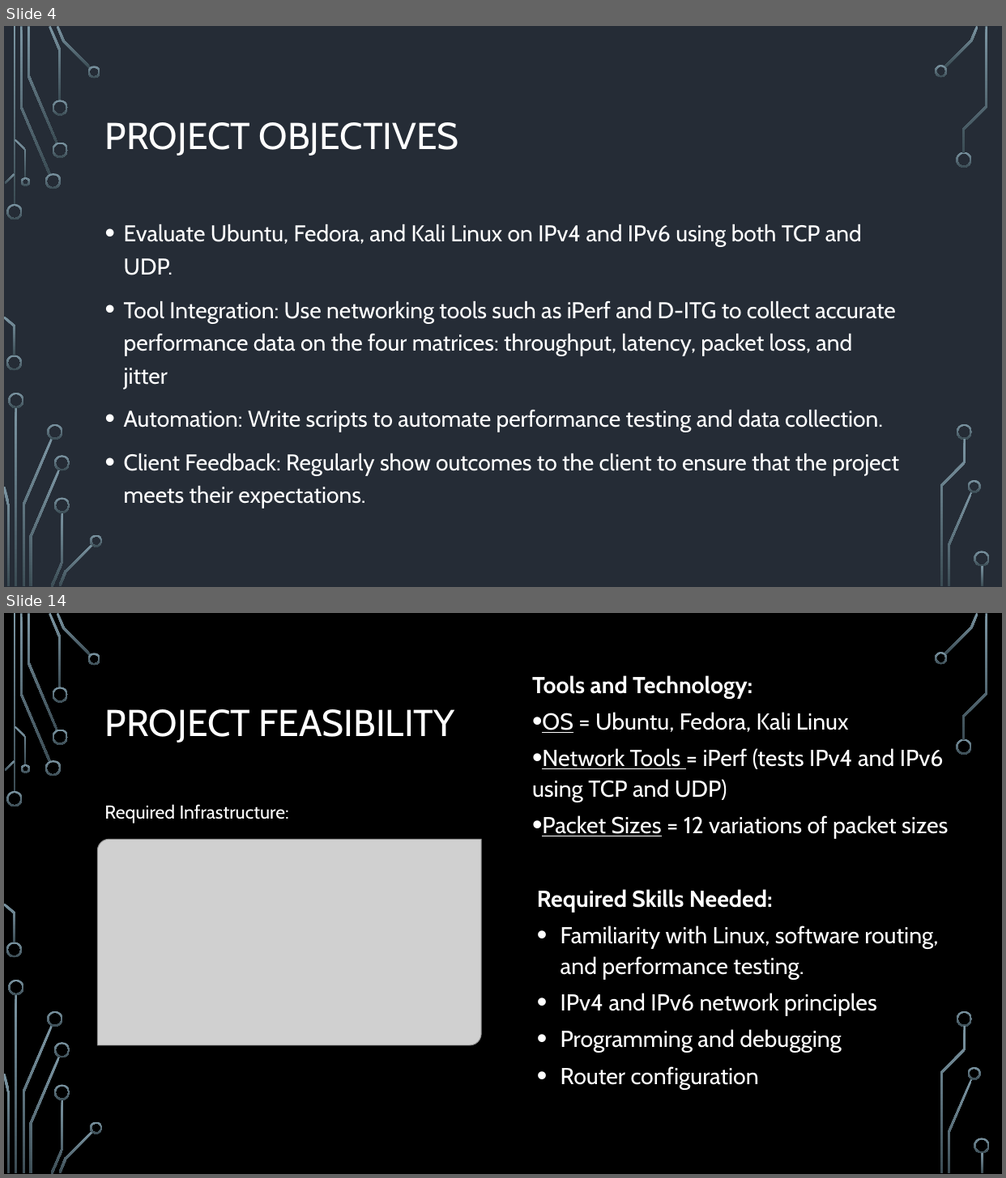
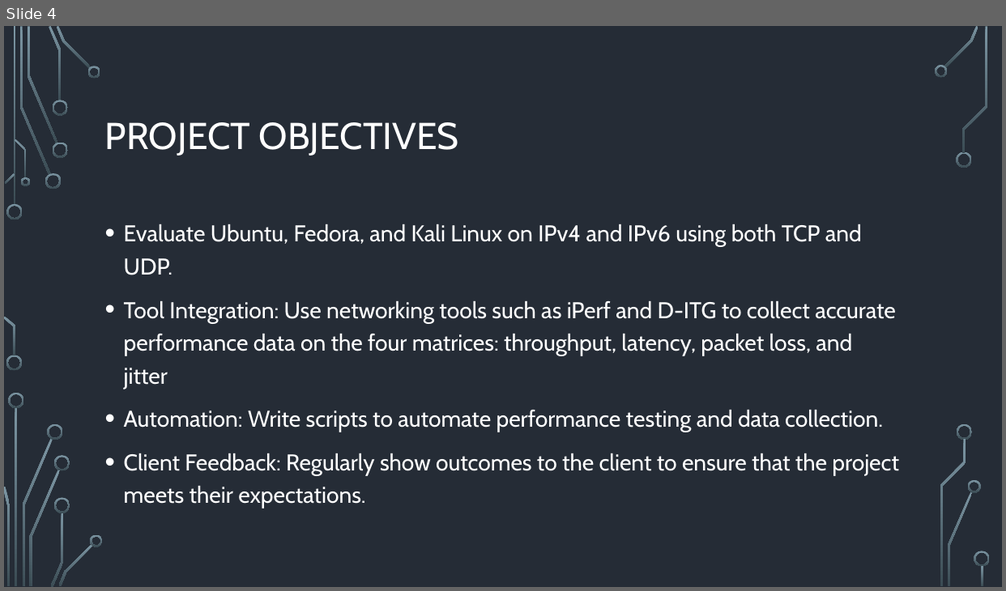
Before and after one commit to Linux-Network-Performance-Evaluation/Portfolio, a slide deck: 02-Planning-and-Control/Proposal/Proposal-Presentation/Version-History/First Draft Powerpoint.pptx. Shown one above the other, each under a label of ours: slides 4 and 14 before the commit, slide 4 after it; the slides between them are not shown. The pictures are 1006x1178 and 1006x591 pixels, drawn with LibreOffice and Linux fonts; fonts in the diff are those of the drawing; grey boxes stand for pictures; background and template pictures are left out. Boxes give left, top, right and bottom in pixels: in the first picture for what was removed or moved away, otherwise in the second. Text is boxed around its words. In the diff, an @@ line names an element or a change of style, - is before the commit and + after.

```diff
--- a/02-Planning-and-Control/Proposal/Proposal-Presentation/Version-History/First Draft Powerpoint.pptx
+++ b/02-Planning-and-Control/Proposal/Proposal-Presentation/Version-History/First Draft Powerpoint.pptx
@@ slide 14 removed at (4, 613, 1002, 1174), background picture (left out); not listed: 36 template elements that a slide beside it also shows @@
@@ text removed at (532, 675, 948, 1090) @@
-Tools and Technology:
-• OS = Ubuntu, Fedora, Kali Linux
-• Network Tools = iPerf (tests IPv4 and IPv6 using TCP and UDP)
-• Packet Sizes = 12 variations of packet sizes
-Required Skills Needed:
-• Familiarity with Linux, software routing, and performance testing.
-• IPv4 and IPv6 network principles
-• Programming and debugging
-• Router configuration
@@ title removed at (105, 709, 455, 743) @@
-PROJECT FEASIBILITY
@@ text removed at (104, 804, 289, 824) @@
-Required Infrastructure:
@@ picture removed at (98, 839, 482, 1046) @@
```
Also in this commit, not shown: 5 slides changed, 5 slides added, 10 other slides removed, 8 other files.
